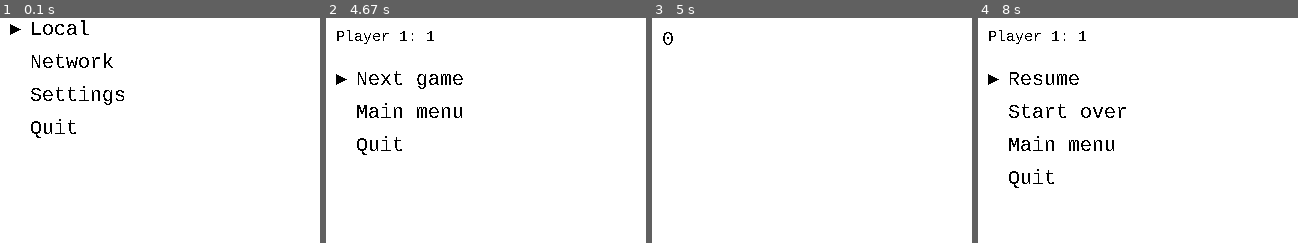
Above: before the commit, frames 1-4 (left to right).
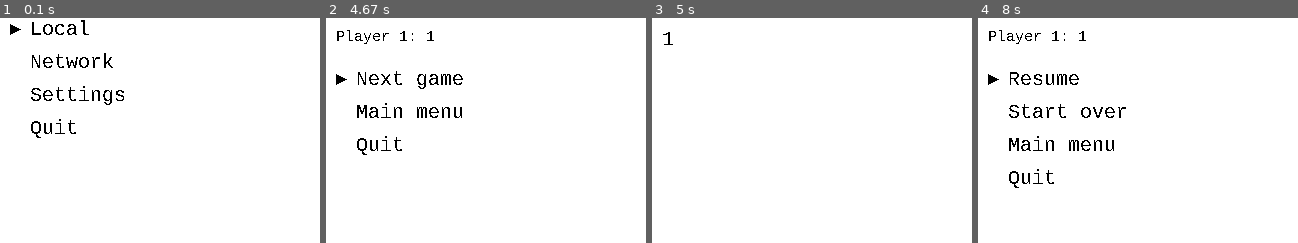
Above: after the commit, the same moments.

Repository: matgrioni/Tron
Game: pygame game, started from src/main.py
Same seed, same stepped clock (60 frames per second), same inputs: the game is played once before the commit and once after it.
Inputs (mouse positions are % of the whole screen's width and height, from its top left):
- Up to frame 1 (0.1 s): no input
- Up to frame 2 (4.67 s): tap Enter at 0.33 s; click (60, 77) at 1.27 s; type "a" at 3.03 s; type "n" at 3.6 s; type "n" at 4.17 s
- Up to frame 3 (5 s): tap Enter at 4.77 s
- Up to frame 4 (8 s): hold Down 6.33-6.8 s; tap Space at 6.4 s; click (26, 32) at 6.55 s
The pictures show only the part of the screen within x 0-50%, y 0-50%; the shares and areas given below are measured in that part.

Frames 1-2 are identical in both runs. In frame 3, less than 0.1% of the frame differs, in the area x 3-7%, y 6-12%; in frame 4, nothing differs.

Commit message:
Fixed error that player scores were not updated in GameView.py

Diff:
--- a/src/GameView.py
+++ b/src/GameView.py
@@ -99,9 +99,6 @@
         self.p1.reset()
         self.p2.reset()
 
-        self.p1Score.setText("0")
-        self.p2Score.setText("0")
-
         self.gameState = GameState.TIMER
 
     # Simply move each player along as needed or update the timer depending
